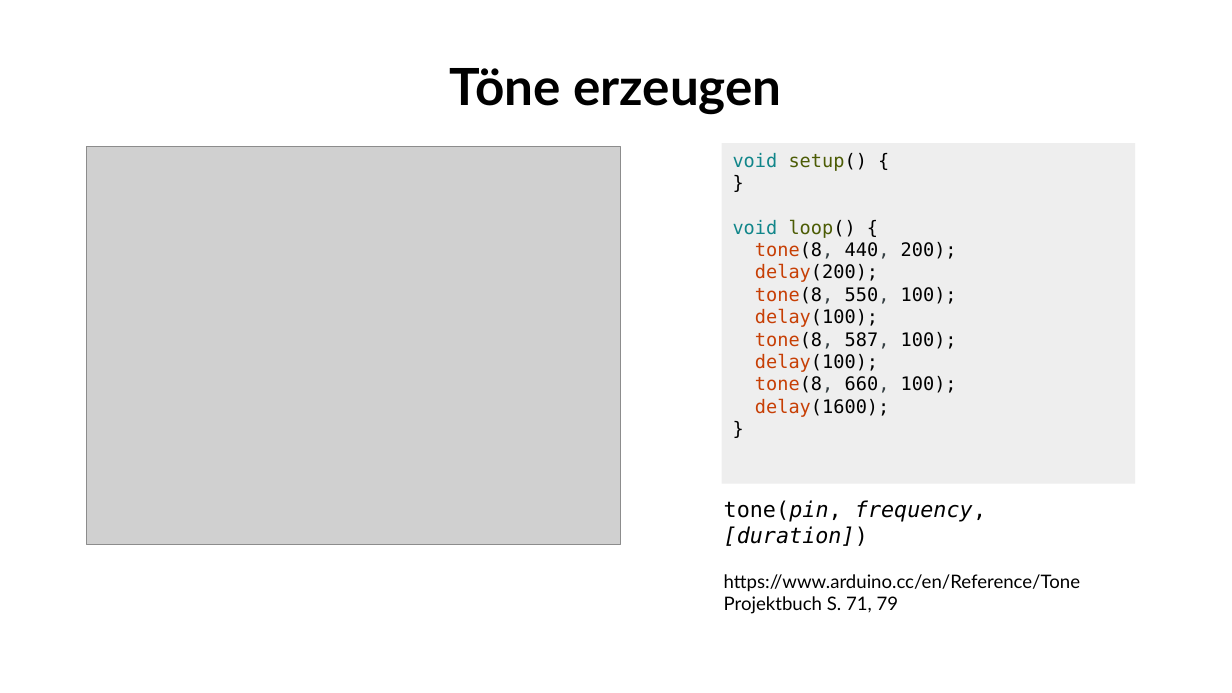
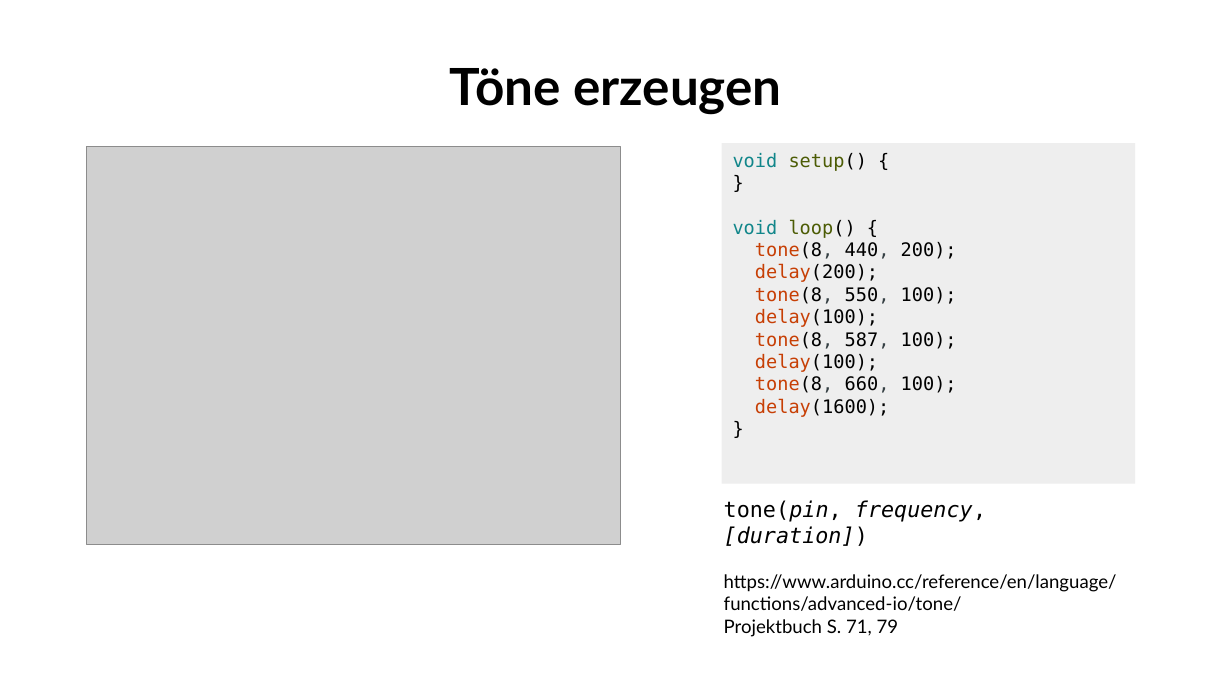
Before and after one commit to fablabwinti/workshop-arduino-1, a slide deck: slide 21 of ArduinoI.odp. Drawn at 1232x693 pixels with LibreOffice and Linux fonts; fonts in the diff are those of the drawing; grey boxes stand for pictures; background and template pictures are left out. Boxes give left, top, right and bottom in pixels: in the first picture for what was removed or moved away, otherwise in the second. Text is boxed around its words. In the diff, an @@ line names an element or a change of style, - is before the commit and + after.

```diff
--- a/ArduinoI.odp
+++ b/ArduinoI.odp
@@ text at [724,574,1117,611]: text changed @@
-https://www.arduino.cc/en/Reference/Tone
+https://www.arduino.cc/reference/en/language/functions/advanced-io/tone/
```
Also in this commit, not shown: 4 other slides changed, 1 other file.
